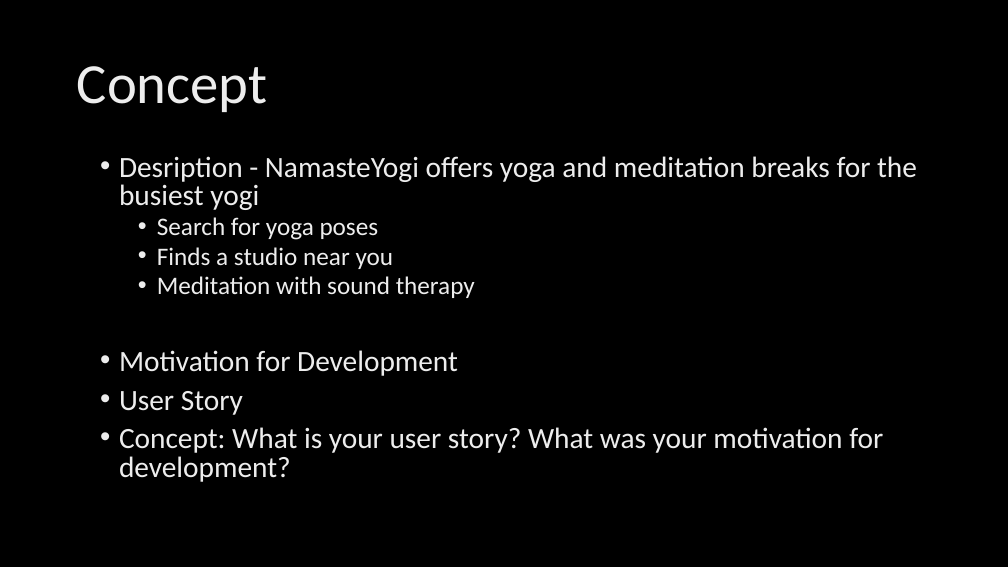
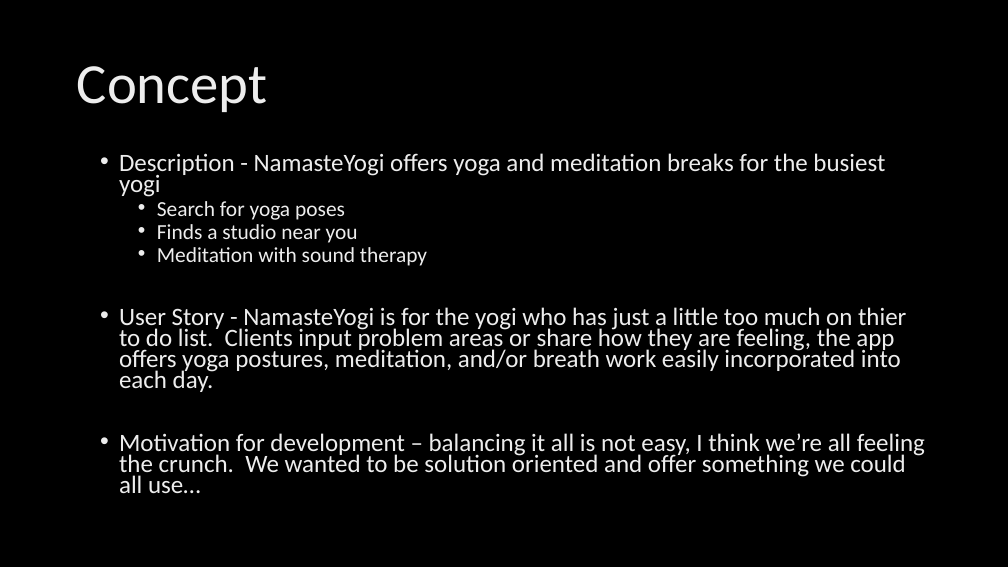
Before and after one commit to DesCoding/NamasteYogi2.0, a slide deck: slide 3 of Assets/NYSlides.pptx. Drawn at 1008x567 pixels with LibreOffice and Linux fonts; fonts in the diff are those of the drawing; background and template pictures are left out. Boxes give left, top, right and bottom in pixels: in the first picture for what was removed or moved away, otherwise in the second. Text is boxed around its words. In the diff, an @@ line names an element or a change of style, - is before the commit and + after.

Commit message:
updating formatting for meditation and yoga pages, added meditation ul to html and guide users through practice, added demo image for read me, updated power point slides, refined read me info to meet project criteria

```diff
--- a/Assets/NYSlides.pptx
+++ b/Assets/NYSlides.pptx
@@ text at [119,153,885,197]: text changed; size 28 to 23.8 pt @@
-• Desription - NamasteYogi offers yoga and meditation breaks for the busiest yogi
+• Description - NamasteYogi offers yoga and meditation breaks for the busiest yogi
@@ text at [157,201,427,266]: size 24 to 20.4 pt in "Search for yoga poses", "Finds a studio near you", "Meditation with sound therapy"; line spacing 0.8 to 0.7 @@
@@ text at [119,307,925,493]: text changed; size 28 to 23.8 pt @@
-• Motivation for Development
-• User Story
-• Concept: What is your user story? What was your motivation for development?
+• User Story - NamasteYogi is for the yogi who has just a little too much on thier to do list. Clients input problem areas or share how they are feeling, the app offers yoga postures, meditation, and/or breath work easily incorporated into each day.
+• Motivation for development – balancing it all is not easy, I think we’re all feeling the crunch. We wanted to be solution oriented and offer something we could all use…
```
Also in this commit, not shown: 3 other slides changed, 5 other files.
